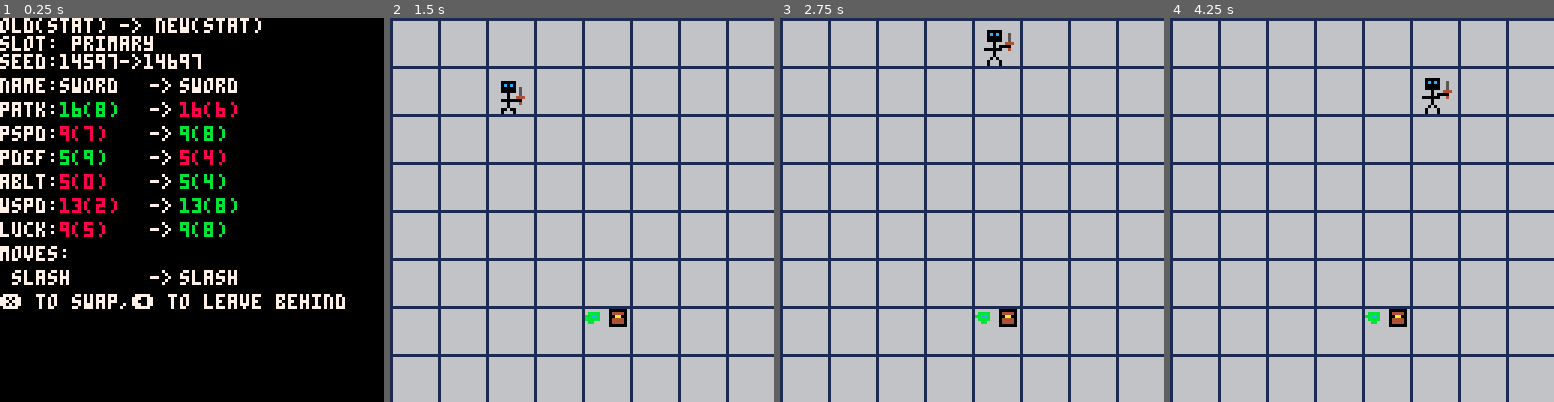
Above: before the commit, frames 1-4 (left to right).
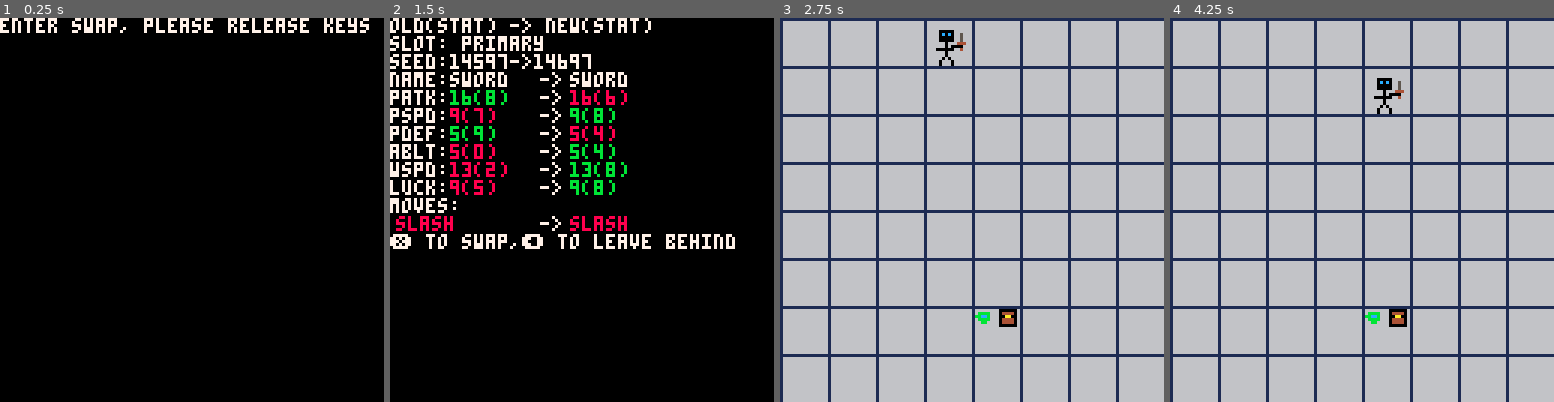
Above: after the commit, the same moments.

Repository: ash2q/into_madness
Game: PICO-8 cartridge into_madness.p8
Same seed, same stepped clock (60 frames per second), same inputs: the game is played once before the commit and once after it.
Inputs:
- Up to frame 1 (0.25 s): no input
- Up to frame 2 (1.5 s): tap X (X key) at 0.33, 1.07 s; tap O (Z key) at 0.7 s
- Up to frame 3 (2.75 s): hold Right 1.6-2.1 s; tap O (Z key) at 1.7, 2.1, 2.5 s; tap X (X key) at 1.85 s; hold Up 2.15-2.42 s; hold Right from 2.47 s (still down)
- Up to frame 4 (4.25 s): tap O (Z key) every 0.4 s from 2.9 to 4.1 s; tap X (X key) at 2.97, 4.08 s; release Right at 3.03 s; hold Left 3.08-3.58 s; hold Down 3.63-3.97 s; hold Right from 4.02 s (still down)

The runs differ from the first frame. In frame 1, 11% of the frame differs, in the area x 0-97%, y 0-76%; in frame 2, 100%, in the area x 0-100%, y 0-100%; in frame 3, 0.6%; in frame 4, 0.6%.

Commit message:
add wait screen for gear to prevent accidental presses

Diff:
--- a/into_madness.p8
+++ b/into_madness.p8
@@ -17,7 +17,8 @@
 	dungeon=1,
 	combat=2,
 	inventory=3,
-	swap=4
+	swap=4,
+	wait=5
 }
 anim_c=0
 state=game_state.dungeon
@@ -101,6 +102,9 @@
 	elseif state==game_state.swap
 		then
 		swap_mode()
+	elseif state==game_state.wait
+		then
+		wait_mode()
 	end
 
 	--play shorts
@@ -768,7 +773,7 @@
 	dmg=2,
 	splash=false,
 	spin=false,
-	lock=30,
+	lock=20,
 	cooldown=20,
 	targets=4,
 	ttl=20,
@@ -1305,7 +1310,7 @@
 	m=sw.hitbox/2.0
 	local xd=abs(e.x-sw.x)
 	local yd=abs(e.y-sw.y)
-	if anim_c%3==0
+	if anim_c%8==0
 		then
 		rect(sw.x-m,sw.y-m,sw.x+m,
 			sw.y+m,14)
@@ -1794,8 +1799,12 @@
 }
 
 function trigger_swap(g)
+	next_state=game_state.swap
+	wait_time=40
+	wait_msg=
+"enter swap, please release keys"
 	swap_gear=g
-	state=game_state.swap
+	state=game_state.wait
 end
 
 function status_mode()
@@ -1818,35 +1827,35 @@
 		g2.seed="nil"
 	end
 	print("seed:"..g1.seed.."->"..g2.seed)
-	y=20
+	y=18
 	print("name:",0,y,7)
 	print(""..g1.name,20,y,7)
 	print("->",50,y,7)
 	print(""..g2.name,60,y,7)
-	y+=8
+	y+=6
 	print_compare("patk",
 		g1.patk,g2.patk,p1.patk,y)
-	y+=8
+	y+=6
 	print_compare("pspd",
 		g1.pspd,g2.pspd,p1.pspd,y)
-	y+=8
+	y+=6
 	print_compare("pdef",
 		g1.pdef,g2.pdef,p1.pdef,y)
-	y+=8
+	y+=6
 	print_compare("ablt",
 		g1.ablt,g2.ablt,p1.ablt,y)
-	y+=8
+	y+=6
 	print_compare("wspd",
 		g1.wspd,g2.wspd,p1.wspd,y)
-	y+=8
+	y+=6
 	print_compare("luck",
 		g1.luck,g2.luck,p1.luck,y)
-	y+=8
+	y+=6
 	if #g1.moves>0 or #g2.moves>0
 		then
 		print("moves:",0,y,7)
 	end
-	y+=8
+	y+=6
 	for i=1,max(#g1.moves,#g2.moves) do
 		local m1=g1.moves[i]
 		local m2=g2.moves[i]
@@ -1856,10 +1865,14 @@
 		if m2==nil then
 			m2={name="empty move"}
 		end
-		print(""..m1.name,4,y,7)
+		local col=7
+		if m1.name==m2.name then
+			col=8
+		end
+		print(""..m1.name,2,y,col)
 		print("->", 50,y,7)
-		print(""..m2.name,60,y,7)
-		y+=8
+		print(""..m2.name,60,y,col)
+		y+=6
 	end
 	print(
 "❎ to swap,⬅️ to leave behind",
@@ -1903,6 +1916,37 @@
 	print(""..t_r..paren_r,
 		60,y,rc)
 end
+
+next_state=nil
+wait_time=nil
+wait_msg=""
+function wait_mode()
+	cls()
+	if wait_time==nil then
+		return
+	end
+	if wait_time<0 then
+		wait_time=nil
+		state=next_state
+		return
+	end
+	color(7)
+	print(wait_msg)
+	wait_time-=1
+end
+-->8
+--map generation
+
+function gen_room_1()
+
+end
+
+function gen_room()
+
+end
+
+
+
 __gfx__
 00000000777777777777777777777777777777777777777777777777777777777777777777777777777777777777777777777777000060007777777777777777
 00000000772227777722277777222777772227777777777777777777777777777700077777000777770007777700077777777777000660007700077777000777
